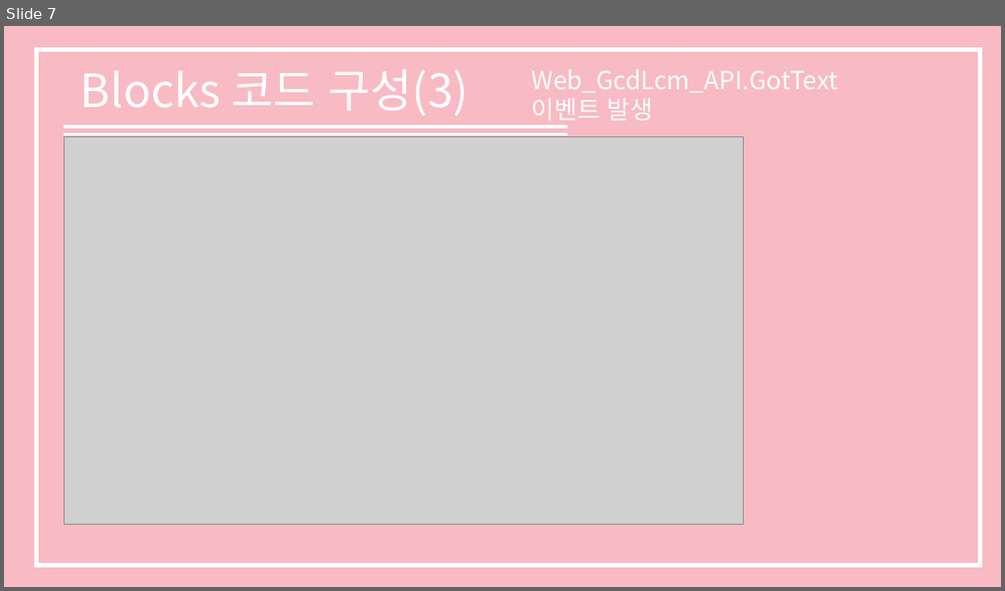
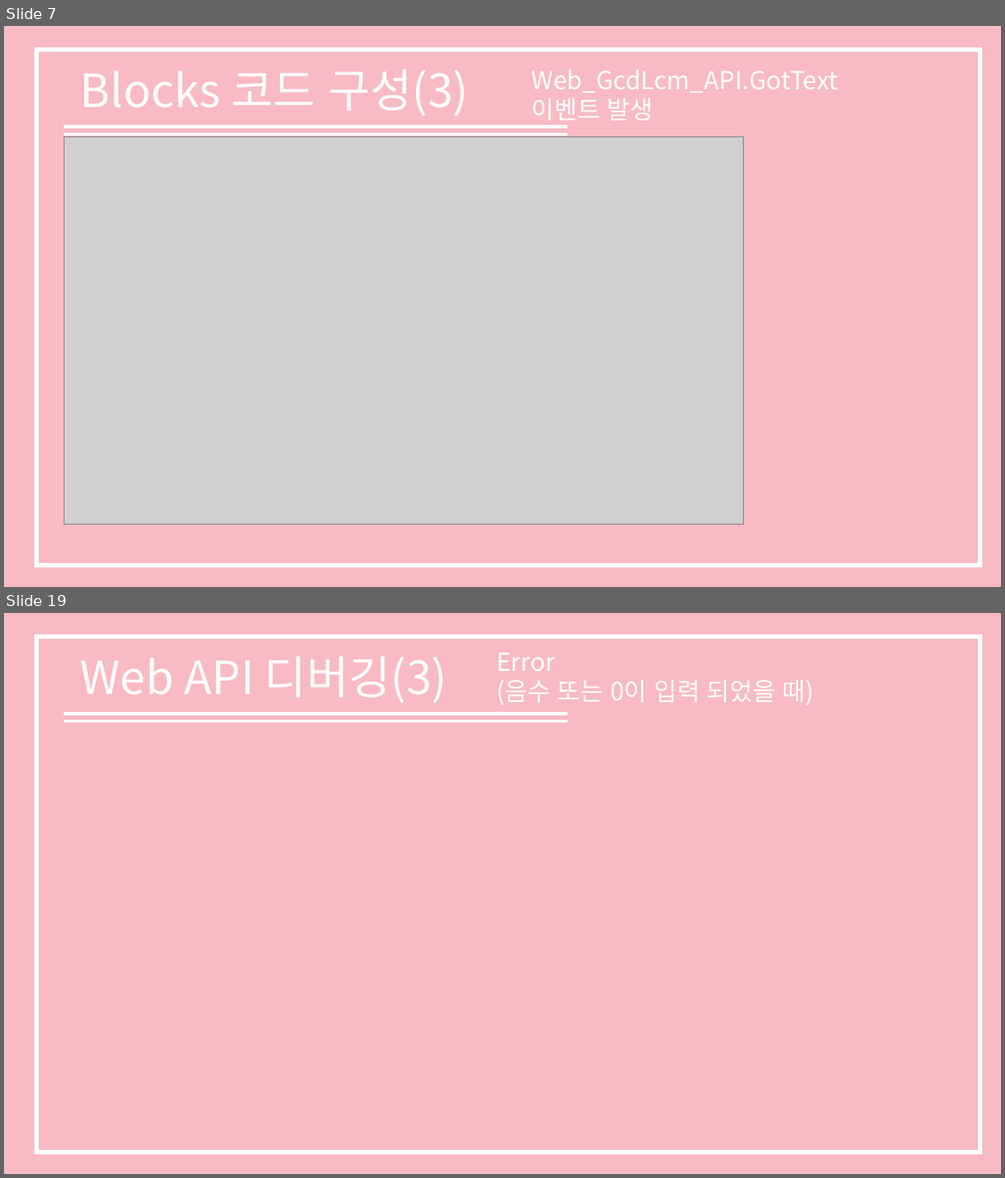
Before and after one commit to shinkeonkim/Class, a slide deck: SP1/소프트웨어 프로젝트 보고서.pptx. Shown one above the other, each under a label of ours: slide 7 before the commit, slides 7 and 19 after it; the slides between them are not shown. The pictures are 1005x591 and 1005x1178 pixels, drawn with LibreOffice and Linux fonts; fonts in the diff are those of the drawing; grey boxes stand for pictures. Boxes give left, top, right and bottom in pixels: in the first picture for what was removed or moved away, otherwise in the second. Text is boxed around its words. In the diff, an @@ line names an element or a change of style, - is before the commit and + after.

```diff
--- a/SP1/소프트웨어 프로젝트 보고서.pptx
+++ b/SP1/소프트웨어 프로젝트 보고서.pptx
@@ slide 19 added at (4,613,1001,1174), background #F8BAC3 @@
@@ rectangle added at (37,636,979,1152), outline #FFFFFF 4.5 pt @@
@@ text added at (81,657,447,703), 44 pt, text #FFFFFF @@
+Web API 디버깅(3)
@@ text added at (496,653,814,705), 24 pt, text #FFFFFF @@
+Error
+(음수 또는 0이 입력 되었을 때)
@@ line added from (64, 714) to (568, 714), #FFFFFF 3 pt @@
@@ line added from (64, 722) to (568, 722), #FFFFFF 3 pt @@
```
Also in this commit, not shown: 10 slides changed, 9 other slides added, 2 slides removed.
